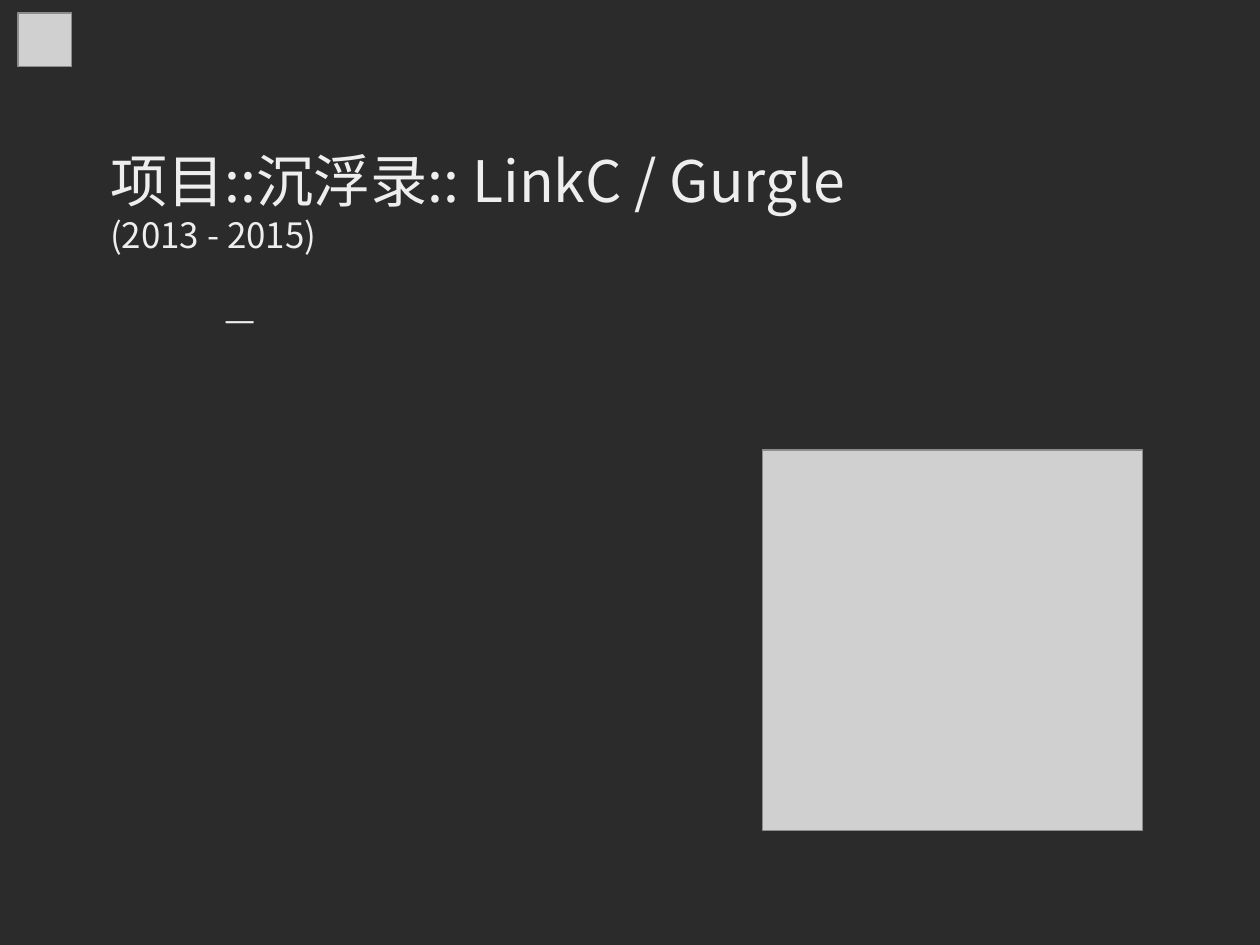
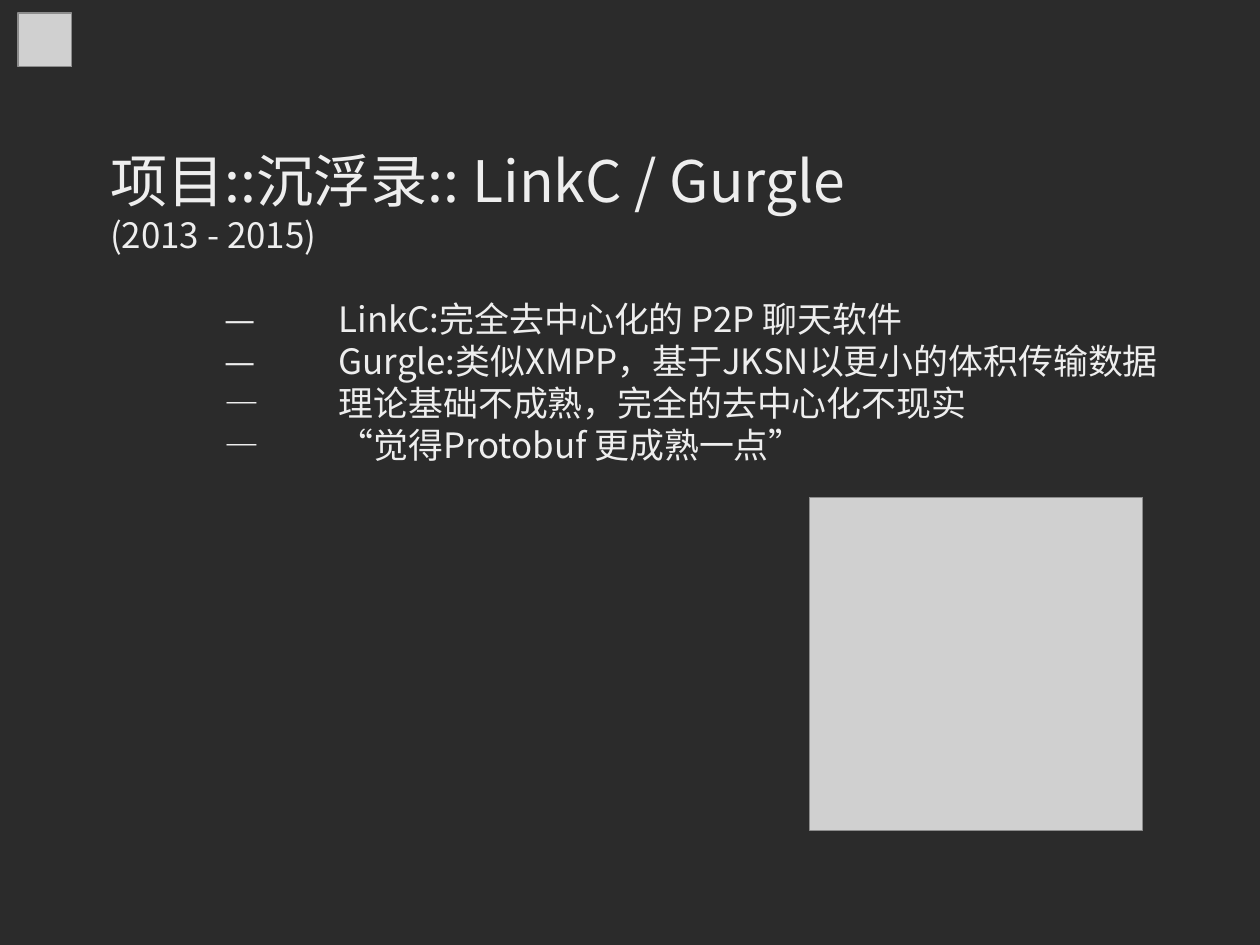
Before and after one commit to MingcongBai/soscon-2018-talk, a slide deck: slide 21 of slide.odp. Drawn at 1260x945 pixels with LibreOffice and Linux fonts; fonts in the diff are those of the drawing; grey boxes stand for pictures; background and template pictures are left out; a plain dark background stands for a picture behind light text. Boxes give left, top, right and bottom in pixels: in the first picture for what was removed or moved away, otherwise in the second. Text is boxed around its words. In the diff, an @@ line names an element or a change of style, - is before the commit and + after.

```diff
--- a/slide.odp
+++ b/slide.odp
@@ text at (x1=339, y1=302, x2=1158, y2=461): text changed @@
-—
+— LinkC:完全去中心化的 P2P 聊天软件
+— Gurgle:类似XMPP，基于JKSN以更小的体积传输数据
+— 理论基础不成熟，完全的去中心化不现实
+— “觉得Protobuf 更成熟一点”
@@ picture resized from (x1=763, y1=450, x2=1143, y2=831) to (x1=811, y1=497, x2=1143, y2=830) @@
```
Also in this commit, not shown: 3 other slides changed.
